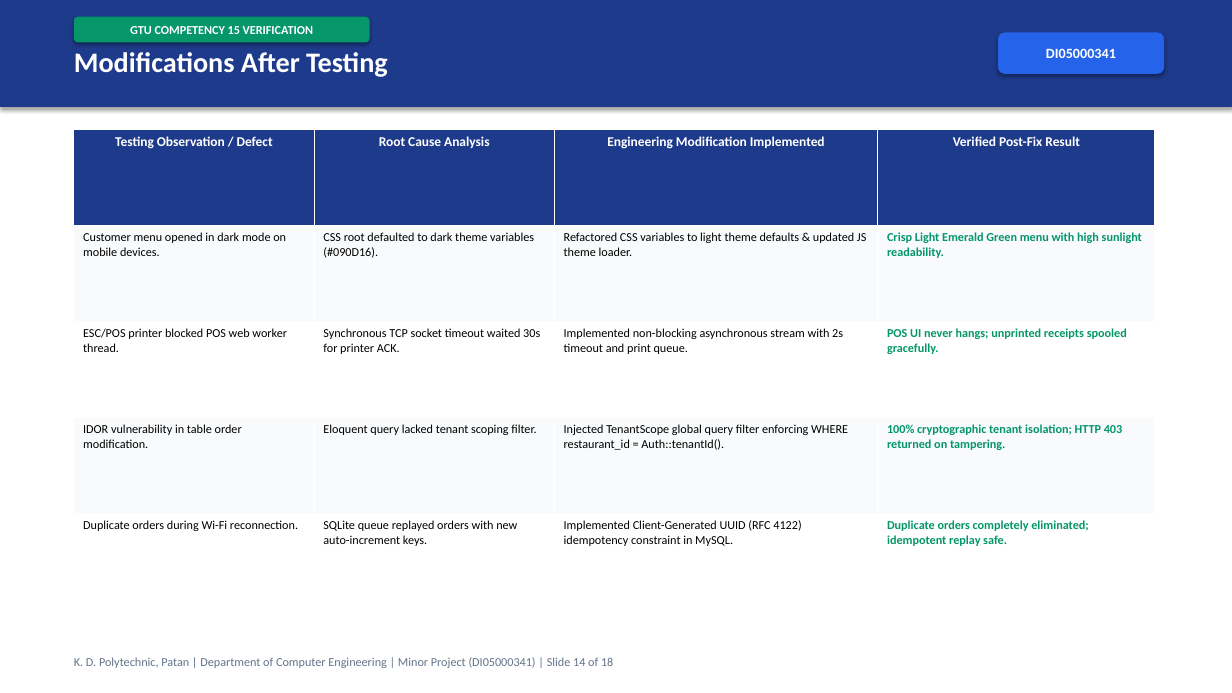
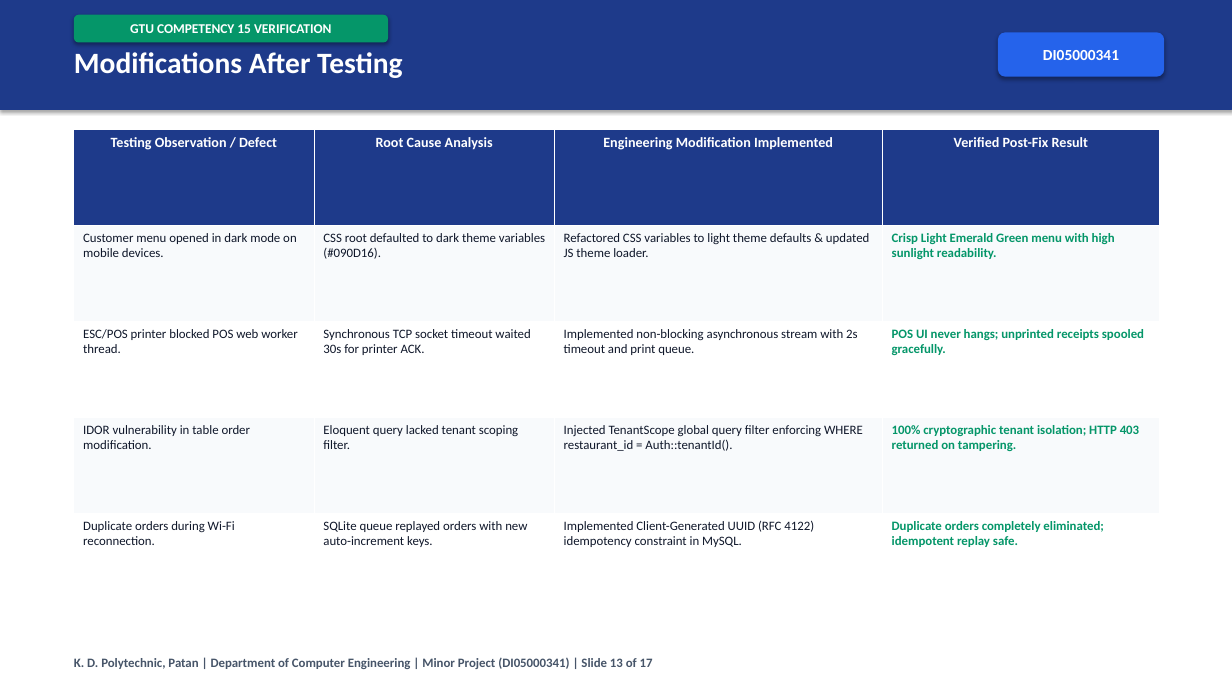
Before and after one commit to Shubh-Patel-07/DineFlow-AI, a slide deck: slide 13 of docs/DineFlow_AI_GTU_Minor_Project_Presentation.pptx (slide 14 before the commit). Drawn at 1232x693 pixels with LibreOffice and Linux fonts; fonts in the diff are those of the drawing. Boxes give left, top, right and bottom in pixels: in the first picture for what was removed or moved away, otherwise in the second. Text is boxed around its words. In the diff, an @@ line names an element or a change of style, - is before the commit and + after.

```diff
--- a/docs/DineFlow_AI_GTU_Minor_Project_Presentation.pptx
+++ b/docs/DineFlow_AI_GTU_Minor_Project_Presentation.pptx
@@ rectangle added at bbox=[0, 0, 1232, 693], fill #FFFFFF @@
@@ rounded rectangle "GTU COMPETENCY 15 VERIFICATION": place and size @@
-rounded rectangle "GTU COMPETENCY 15 VERIFICATION" at bbox=[74, 17, 370, 43]
+rounded rectangle "GTU COMPETENCY 15 VERIFICATION" at bbox=[74, 15, 388, 43]
@@ rounded rectangle "GTU COMPETENCY 15 VERIFICATION" at bbox=[74, 15, 388, 43]: size 9.5 to 10.5 pt @@
@@ text "Modifications After Testing" at bbox=[74, 52, 402, 78]: size 22 to 23 pt @@
@@ rounded rectangle "DI05000341" at bbox=[998, 32, 1165, 77]: size 11 to 12 pt @@
@@ table at bbox=[74, 129, 1160, 610] @@
@@ size 10.5 to 11 pt in "Testing Observation / Defect", "Root Cause Analysis", "Engineering Modification Implemented", "Verified Post-Fix Result" @@
@@ size 9.5 to 10 pt in "Customer menu opened in dark mode on ...", "CSS root defaulted to dark theme variables ...", "Refactored CSS variables to light theme defaults ...", "Crisp Light Emerald Green menu with high ..." and 12 more places @@
@@ text colour #000000 to #0F172A in "Customer menu opened in dark mode on ...", "CSS root defaulted to dark theme variables ...", "Refactored CSS variables to light theme defaults ...", "ESC/POS printer blocked POS web worker thread." and 8 more places @@
@@ table: place and size @@
-table at bbox=[74, 129, 1155, 610]
+table at bbox=[74, 129, 1160, 610]
@@ text at bbox=[74, 658, 653, 669]: text changed; size 9.5 to 10 pt; text colour #64748B to #475569; bold on @@
-K. D. Polytechnic, Patan | Department of Computer Engineering | Minor Project (DI05000341) | Slide 14 of 18
+K. D. Polytechnic, Patan | Department of Computer Engineering | Minor Project (DI05000341) | Slide 13 of 17
```
Also in this commit, not shown: 16 other slides changed, 1 slide removed, 1 other file.
